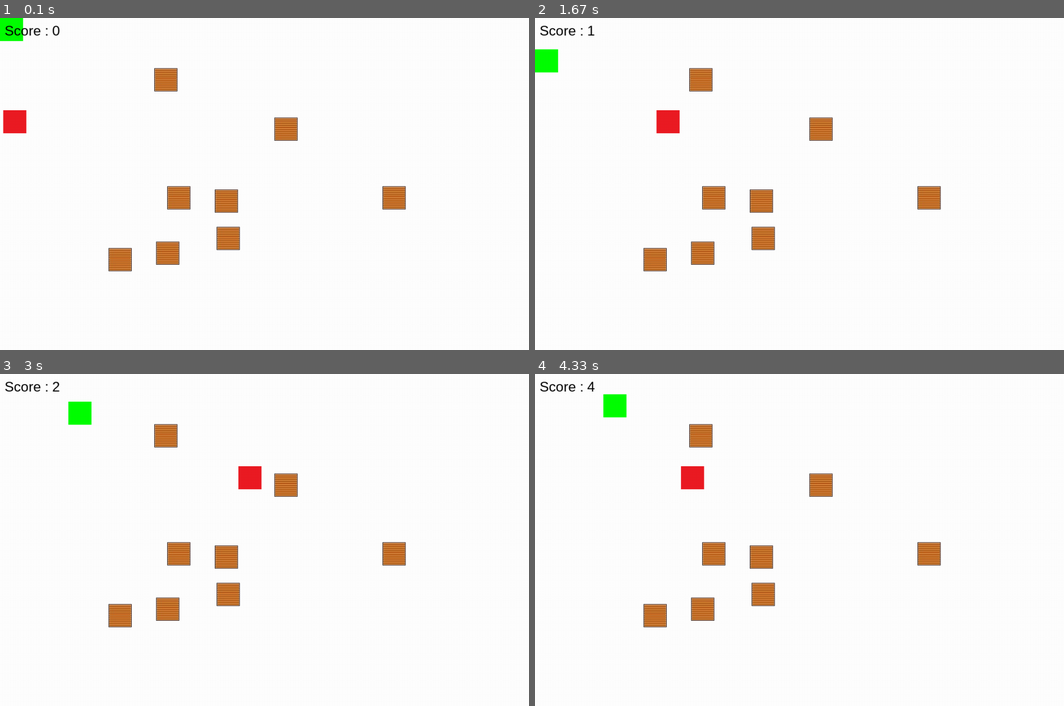
Above: before the commit, frames 1-4 (two rows, left to right).
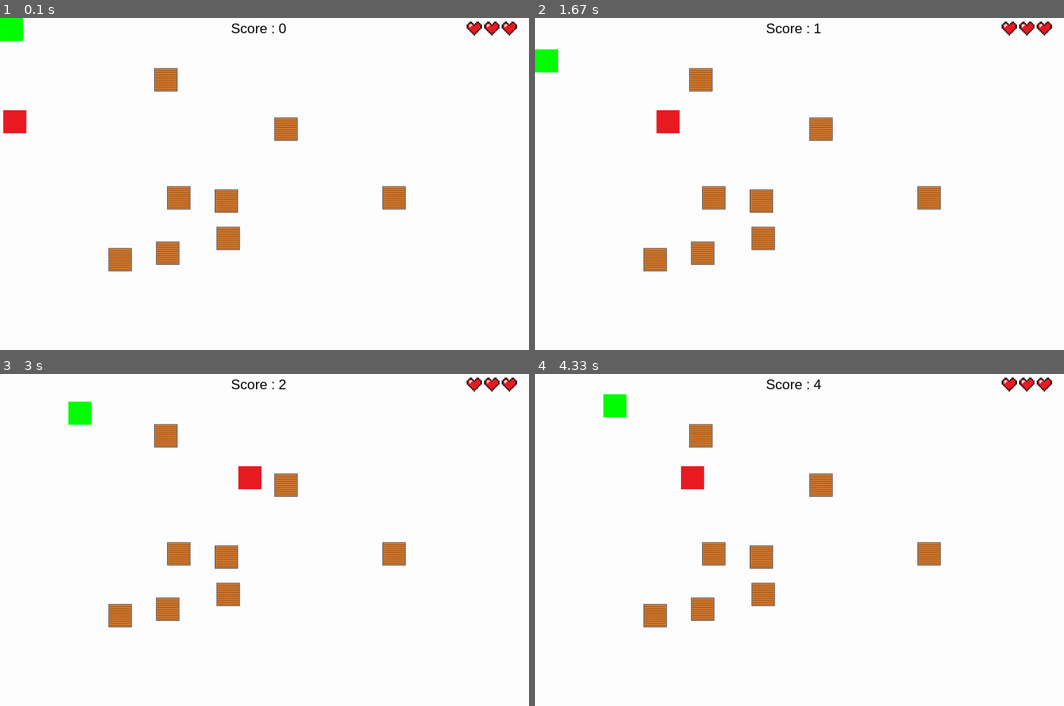
Above: after the commit, the same moments.

Repository: matthieurobert/Projet-ISN
Game: pygame game, started from test_bot.py
Two runs of this game, one before a commit and one after it. Both use one fixed random seed, a clock stepped at 60 frames per second and the inputs below.
Inputs:
- Up to frame 1 (0.1 s): no input
- Up to frame 2 (1.67 s): hold A 0.33-0.87 s; hold S 0.9-1.2 s; hold A 1.23-1.63 s
- Up to frame 3 (3 s): hold W 1.67-2.03 s; hold D 2.07-2.7 s; hold S from 2.73 s (still down)
- Up to frame 4 (4.33 s): release S at 3.1 s; hold A 3.13-3.6 s; hold D 3.63-4.1 s; hold W from 4.13 s (still down)

The runs differ from the first frame. In frame 1, 0.5% of the frame differs, in the area x 0-98%, y 1-6%; in frame 2, 0.5%; in frame 3, 0.5%; in frame 4, 0.5%.

Commit message:
affichage de la vie et du game over

Diff:
--- a/partie_lilian/fonction.py
+++ b/partie_lilian/fonction.py
@@ -1,37 +1,23 @@
-class Bat(pygame.sprite.Sprite):
-    """Movable tennis 'bat' with which one hits the ball
-    Returns: bat object
-    Functions: reinit, update, moveup, movedown
-    Attributes: which, speed"""
+import pygame
+from pygame.locals import *
+def murs_colision(speed,position_perso) :
+    hauteur_x = 1100
+    hauteur_y= 675
+    if position_perso[0]<0:
+        position_perso = position_perso.move(speed,0)
+    if position_perso[0]>hauteur_x:
+        position_perso = position_perso.move(-speed,0)
+    if position_perso[1]<0:
+        position_perso = position_perso.move(0,speed)
+    if position_perso[1]>hauteur_y:
+        position_perso = position_perso.move(0,-speed)
+    return position_perso
 
-    def __init__(self, side):
-        pygame.sprite.Sprite.__init__(self)
-        self.image, self.rect = load_png('perso.bmp')
-        screen = pygame.display.get_surface()
-        self.area = screen.get_rect()
-        self.side = side
-        self.speed = 10
-        self.state = "still"
-        self.reinit()
+def game_over(chiffre) :
+    black = (0,0,0)
+    arial_font = pygame.font.SysFont("arial",30)
+    afichage_score_final = arial_font.render("Score : "+chiffre, True, black)
 
-    def reinit(self):
-        self.state = "still"
-        self.movepos = [0,0]
-        if self.side == "left":
-            self.rect.midleft = self.area.midleft
-        elif self.side == "right":
-            self.rect.midright = self.area.midright
-
-    def update(self):
-        newpos = self.rect.move(self.movepos)
-        if self.area.contains(newpos):
-            self.rect = newpos
-        pygame.event.pump()
-
-    def moveup(self):
-        self.movepos[1] = self.movepos[1] - (self.speed)
-        self.state = "moveup"
-
-    def movedown(self):
-        self.movepos[1] = self.movepos[1] + (self.speed)
-        self.state = "movedown"
+    image_game_over = pygame.image.load("partie_lilian\gameover.jpg").convert_alpha()
+    information_game_over = [afichage_score_final,image_game_over]
+    return information_game_over
--- a/test_bot.py
+++ b/test_bot.py
@@ -3,6 +3,7 @@
 import time
 from pygame.locals import *
 from Partie_Clément.rekt_boîte import rekt
+from partie_lilian.fonction import murs_colision,game_over
 
 
 pygame.init()
@@ -115,7 +116,7 @@
 position_perso = perso.get_rect()
 
 
-blue = (255, 255, 255)
+
 black = (0, 0, 0)
 rouge = (255,25,0)
 white = (255,255,255)
@@ -126,16 +127,24 @@
 myrect = pygame.Rect(10,10, 150, 30)
 arial_font = pygame.font.SysFont("arial",30)
 hello_texte_surface = arial_font.render("Score : "+chiffre, True, black)
-fenetre.blit(hello_texte_surface,(10,10))
+
+
+image_coeur1 = pygame.image.load("partie_lilian\sprite_coeur_moyene.png").convert_alpha()
+image_coeur2 = pygame.image.load("partie_lilian\sprite_coeur_moyene.png").convert_alpha()
+image_coeur3 = pygame.image.load("partie_lilian\sprite_coeur_moyene.png").convert_alpha()
+
+point_vie = 3
+chaine_vie = str(point_vie)
+image_vie = arial_font.render(" x "+chaine_vie,True, black)
 
 
 speed =4
-repouser = speed +1
+repouser = speed
 speed_diagonal = speed/2
 ips = 60
 hauteur_x = 1100
 hauteur_y= 675
-fenetre.blit(perso, position_perso)
+
 clock = pygame.time.Clock()
 pygame.display.flip()
 continuer = 0
@@ -146,131 +155,135 @@
 follower = FolBot()
 
 pygame.display.flip
-
 continuer = 1
 continuer2 = 1
-while continuer:
-
-
-    for event in pygame.event.get():
-        if event.type == pygame.QUIT:
-            pygame.quit()
-
- #alien.update()
-    fenetre.blit(table, (0, 0))
-    for i in range (0,caisses):
-        b=position_x_y[i]
-        x= b[0]
-        y= b[1]
-        fenetre.blit(caisse, (x,y))
-
-    fenetre.blit( alien.image, alien.rect)
-    fenetre.blit( pab.image, pab.rect)
-    fenetre.blit(perso,position_perso)
-    fenetre.blit(hello_texte_surface,(10,10))
-    pab.update()
-
-    pygame.display.flip()
-
-
-    temps = time.time()
-    conteur =int(temps-depart)
-    chiffre=str(conteur)
-    myrect = pygame.Rect(10,10, 150, 30)
-
-
-    arial_font = pygame.font.SysFont("arial",30)
-
-    hello_texte_surface = arial_font.render("Score : "+chiffre, True, black)
-    fenetre.blit(hello_texte_surface,(10,10))
-
-    for event in pygame.event.get():
-        key=pygame.key.get_pressed()
-        fenetre.blit(hello_texte_surface,(10,10))
-
-        if event.type == QUIT:
-            continuer = 1
-            pygame.quit()
-        if  key[pygame.K_a] :
-            clock.tick(ips)             # gauche
-            position_perso = position_perso.move(-speed,0)
-            for d in range (0,len(rekt_boîte)):
-                if position_perso.colliderect(rekt_boîte[d]):
-                    position_perso = position_perso.move(repouser,0)
-
-
-            if position_perso[0]<0:
+continuer3 = 1
+while continuer :
+    while continuer2:
+
+
+        for event in pygame.event.get():
+            if event.type == pygame.QUIT:
+                pygame.quit()
+
+
+        fenetre.blit(table, (0, 0))
+        for i in range (0,caisses):
+           b=position_x_y[i]
+           x= b[0]
+           y= b[1]
+           fenetre.blit(caisse, (x,y))
+        if point_vie>=1:
+            fenetre.blit(image_coeur1,(1010,8))
+            if point_vie>=2:
+                fenetre.blit(image_coeur2,(1048,8))
+                if point_vie>=3:
+                    fenetre.blit(image_coeur3,(1086,8))
+
+        fenetre.blit( alien.image, alien.rect)
+        fenetre.blit( pab.image, pab.rect)
+        fenetre.blit(perso,position_perso)
+        fenetre.blit(hello_texte_surface,(500,5))
+
+
+        pab.update()
+
+        pygame.display.flip()
+
+
+        temps = time.time()
+        conteur =int(temps-depart)
+        chiffre=str(conteur)
+        myrect = pygame.Rect(10,10, 150, 30)
+
+
+        arial_font = pygame.font.SysFont("arial",30)
+
+        hello_texte_surface = arial_font.render("Score : "+chiffre, True, black)
+
+
+        for event in pygame.event.get():
+            key=pygame.key.get_pressed()
+
+
+
+            if event.type == QUIT:
+                continuer = 1
+                pygame.quit()
+            if  key[pygame.K_a] :
+                clock.tick(ips)             # gauche
+                position_perso = position_perso.move(-speed,0)
+                for d in range (0,len(rekt_boîte)):
+                    if position_perso.colliderect(rekt_boîte[d]):
+                        position_perso = position_perso.move(repouser,0)
+
+                position_perso = murs_colision(speed,position_perso)
+
+                fenetre.blit(perso, position_perso)
+                pygame.display.flip()
+
+            if  key[pygame.K_d] :
+                clock.tick(ips)                   #droite
                 position_perso = position_perso.move(speed,0)
-            if position_perso[0]>hauteur_x:
-                position_perso = position_perso.move(-speed,0)
-            if position_perso[1]<0:
+                for d in range (0,len(rekt_boîte)):
+                    if position_perso.colliderect(rekt_boîte[d]):
+                        position_perso = position_perso.move(-repouser,0)
+
+                position_perso = murs_colision(speed,position_perso)
+
+
+                fenetre.blit(perso, position_perso)
+                pygame.display.flip()
+
+            if  key[pygame.K_w] :
+                clock.tick(ips)                      # monter
+                position_perso = position_perso.move(0,-speed)
+                for d in range (0,len(rekt_boîte)):
+                    if position_perso.colliderect(rekt_boîte[d]):
+                        position_perso = position_perso.move(0,repouser)
+
+                position_perso = murs_colision(speed,position_perso)
+
+                fenetre.blit(perso, position_perso)
+                pygame.display.flip()
+
+            if  key[pygame.K_s] :
+                clock.tick(ips)
+                                                  #décendre
                 position_perso = position_perso.move(0,speed)
-            if position_perso[1]>hauteur_y:
-                position_perso = position_perso.move(0,-speed)
-
-
-            fenetre.blit(perso, position_perso)
-            pygame.display.flip()
-
-        if  key[pygame.K_d] :
-            clock.tick(ips)                   #droite
-            position_perso = position_perso.move(speed,0)
-            for d in range (0,len(rekt_boîte)):
-                if position_perso.colliderect(rekt_boîte[d]):
-                    position_perso = position_perso.move(-repouser,0)
-
-            if position_perso[0]<0:
-                position_perso = position_perso.move(speed,0)
-            if position_perso[0]>hauteur_x:
-                position_perso = position_perso.move(-speed,0)
-            if position_perso[1]<0:
-                position_perso = position_perso.move(0,speed)
-            if position_perso[1]>hauteur_y:
-                position_perso = position_perso.move(0,-speed)
-
-
-            fenetre.blit(perso, position_perso)
-            pygame.display.flip()
-
-        if  key[pygame.K_w] :
-            clock.tick(ips)                      # monter
-            position_perso = position_perso.move(0,-speed)
-            for d in range (0,len(rekt_boîte)):
-                if position_perso.colliderect(rekt_boîte[d]):
-                    position_perso = position_perso.move(0,repouser)
-
-            if position_perso[0]<0:
-                position_perso = position_perso.move(speed,0)
-            if position_perso[0]>hauteur_x:
-                position_perso = position_perso.move(-speed,0)
-            if position_perso[1]<0:
-                position_perso = position_perso.move(0,speed)
-            if position_perso[1]>hauteur_y:
-                position_perso = position_perso.move(0,-speed)
-
-
-            fenetre.blit(perso, position_perso)
-            pygame.display.flip()
-
-        if  key[pygame.K_s] :
-            clock.tick(ips)
-                                                  #décendre
-            position_perso = position_perso.move(0,speed)
-            for d in range (0,len(rekt_boîte)):
-                if position_perso.colliderect(rekt_boîte[d]):
-                    position_perso = position_perso.move(0,-repouser)
-
-            if position_perso[0]<0:
-                position_perso = position_perso.move(speed,0)
-            if position_perso[0]>hauteur_x:
-                position_perso = position_perso.move(-speed,0)
-            if position_perso[1]<0:
-                position_perso = position_perso.move(0,speed)
-            if position_perso[1]>hauteur_y:
-                position_perso = position_perso.move(0,-speed)
-
-            fenetre.blit(perso,position_perso)
-            pygame.display.flip()
-
-
-            pygame.display.flip()
+                for d in range (0,len(rekt_boîte)):
+                    if position_perso.colliderect(rekt_boîte[d]):
+                        position_perso = position_perso.move(0,-repouser)
+
+                position_perso = murs_colision(speed,position_perso)
+
+                fenetre.blit(perso,position_perso)
+                pygame.display.flip()
+
+
+                pygame.display.flip()
+            if key[pygame.K_v] :
+                point_vie = point_vie - 1
+            if point_vie == 0 :
+                continuer2 = 0
+    score_finale=str(conteur)
+    aff_score_final = arial_font.render("Score : "+score_finale, True, black)
+    fenetre.blit(aff_score_final,(500,550))
+    while continuer3:
+        for evenement in pygame.event.get():
+           if evenement.type == QUIT:
+
+                continuer3 = 0
+                pygame.display.quit()
+
+        affi_gam_over = pygame.image.load("partie_lilian\gameover.jpg").convert_alpha()
+
+        fenetre.blit(affi_gam_over,(125,5))
+
+
+        pygame.font.init()
+        pygame.display.flip()
+
+
+
+pygame.quit()
Binary file changed: partie_lilian/sprite_coeur_moyene.png
